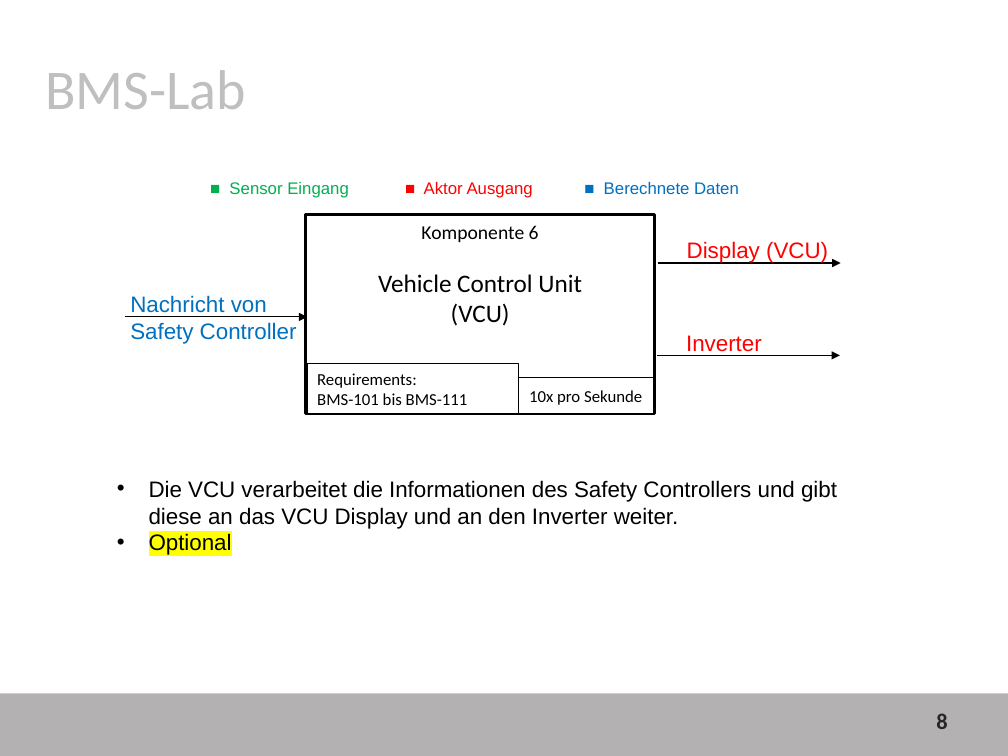
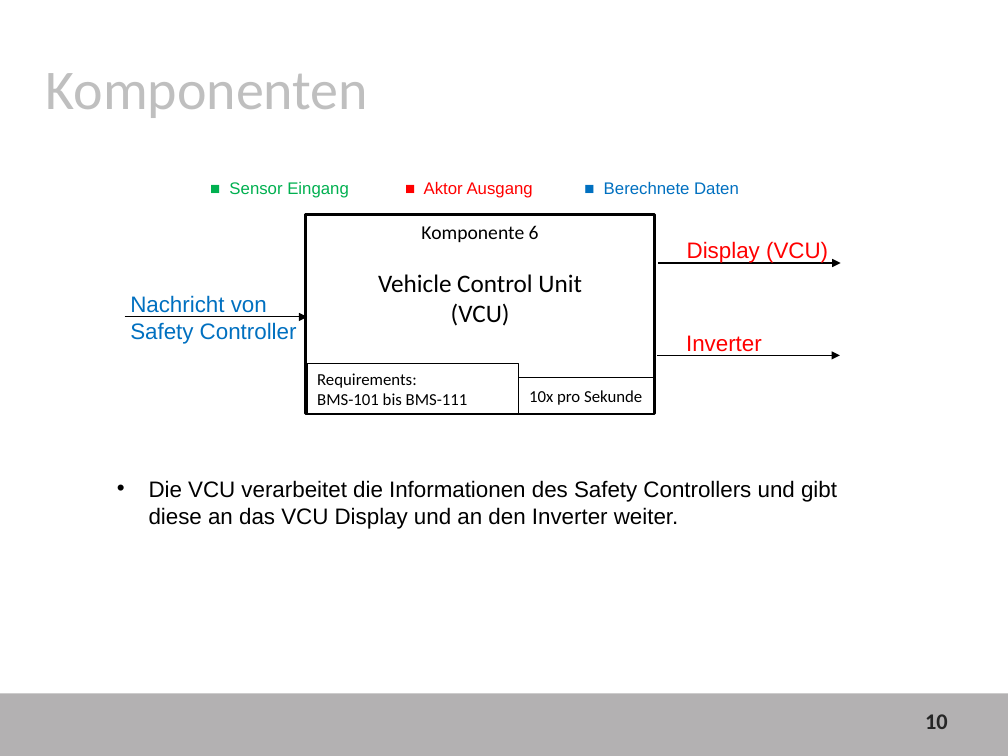
Before and after one commit to davju/bms_lab, a slide deck: slide 10 of BMS_Lab.pptx (slide 8 before the commit). Drawn at 1008x756 pixels with LibreOffice and Linux fonts; fonts in the diff are those of the drawing; background and template pictures are left out. Boxes give left, top, right and bottom in pixels: in the first picture for what was removed or moved away, otherwise in the second. Text is boxed around its words. In the diff, an @@ line names an element or a change of style, - is before the commit and + after.

```diff
--- a/BMS_Lab.pptx
+++ b/BMS_Lab.pptx
@@ text at [46,73,369,118]: text changed @@
-BMS-Lab
+Komponenten
@@ text at [149,533,232,555]: paragraph removed @@
-• Optional
@@ page number at [925,714,948,729]: text changed @@
-8
+10
```
Also in this commit, not shown: 8 other slides changed, 3 slides added, 7 slides removed.
